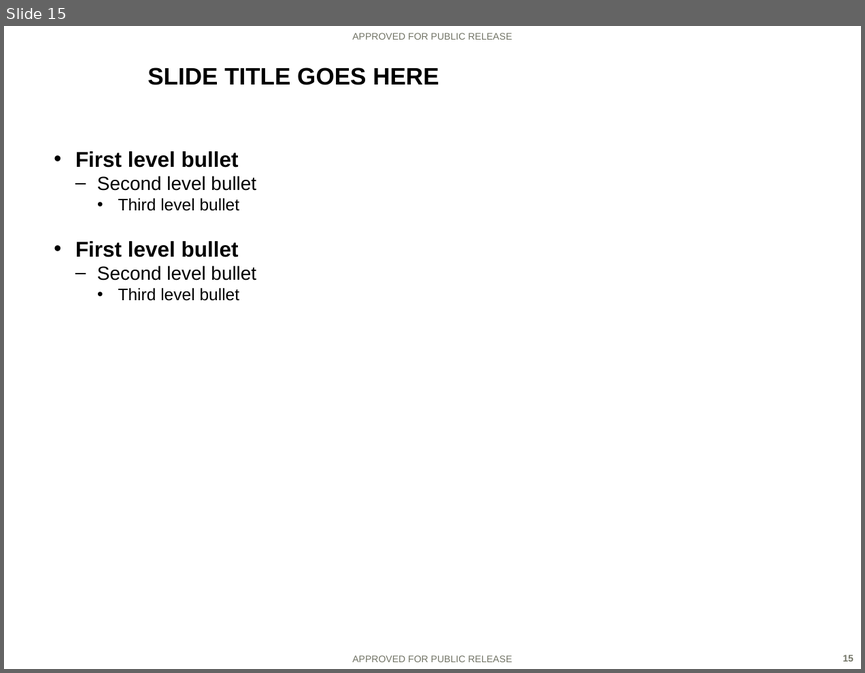
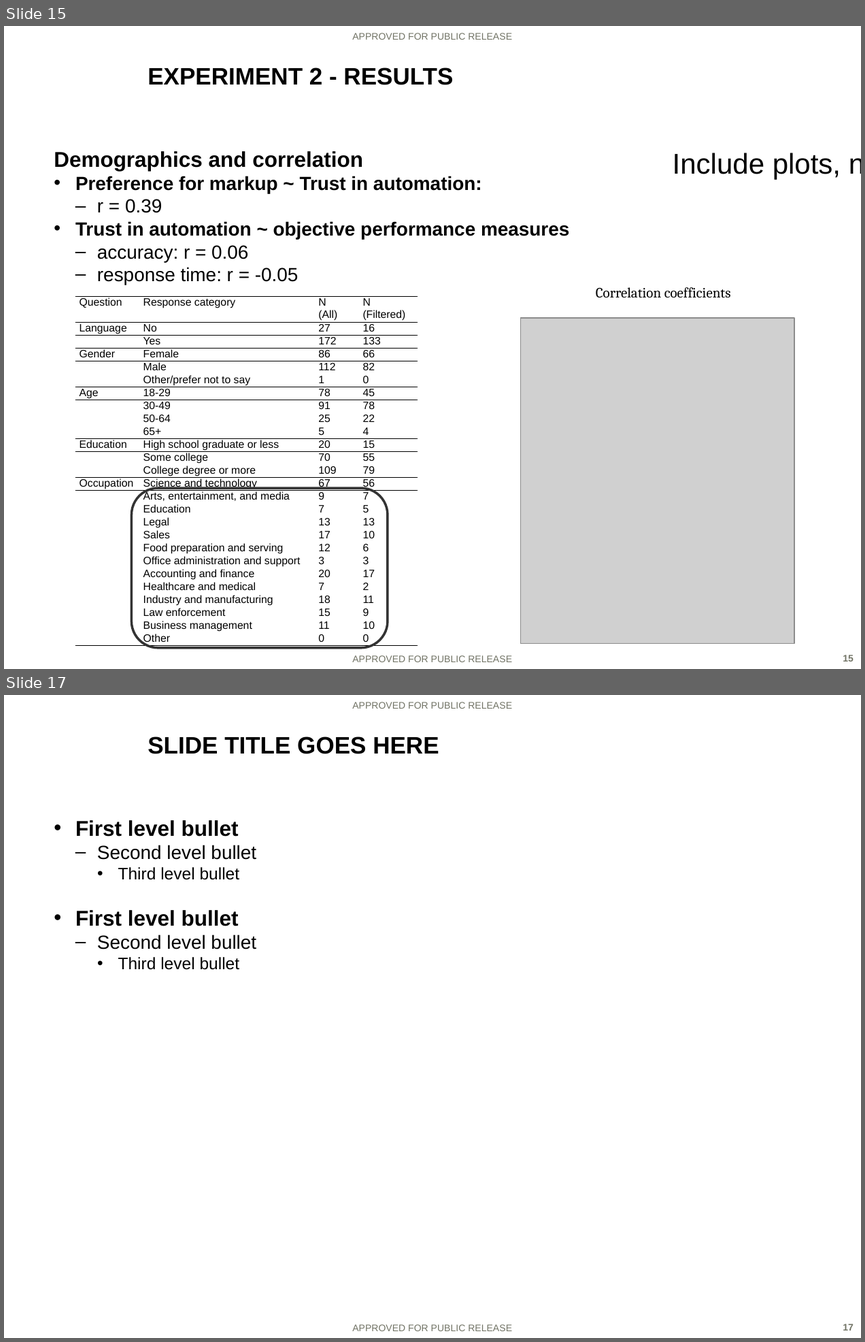
Before and after one commit to ezaroukian/ELICIT-2, a slide deck: analysis/Zaroukian-AHFE-presentation.PPTX. Shown one above the other, each under a label of ours: slide 15 before the commit, slides 15 and 17 after it; the slides between them are not shown. The pictures are 865x673 and 865x1342 pixels, drawn with LibreOffice and Linux fonts; fonts in the diff are those of the drawing; grey boxes stand for pictures; background and template pictures are left out. Boxes give left, top, right and bottom in pixels: in the first picture for what was removed or moved away, otherwise in the second. Text is boxed around its words. In the diff, an @@ line names an element or a change of style, - is before the commit and + after.

```diff
--- a/analysis/Zaroukian-AHFE-presentation.PPTX
+++ b/analysis/Zaroukian-AHFE-presentation.PPTX
@@ slide 15 added at (x1=4, y1=26, x2=861, y2=669), background picture (left out); not listed: 3 template elements that a slide beside it also shows @@
@@ title added at (x1=147, y1=67, x2=453, y2=85), 20 pt, text #000000, bold @@
+EXPERIMENT 2 - RESULTS
@@ text added at (x1=54, y1=151, x2=569, y2=284), 16 pt, text #000000, bold @@
+Demographics and correlation
+• Preference for markup ~ Trust in automation:
+  – r = 0.39
+• Trust in automation ~ objective performance measures
+  – accuracy: r = 0.06
+  – response time: r = -0.05
@@ text added at (x1=672, y1=152, x2=840, y2=179), 24 pt, text #000000 @@
+Include plots, non-linear?
@@ text added at (x1=596, y1=287, x2=731, y2=298), 12 pt, text #000000 @@
+Correlation coefficients
@@ table added at (x1=75, y1=296, x2=419, y2=647), 26 rows, 4 columns @@
+Question | Response category | N / (All) | N / (Filtered)
+Language | No | 27 | 16
+ | Yes | 172 | 133
+Gender | Female | 86 | 66
+ | Male | 112 | 82
+ | Other/prefer not to say | 1 | 0
+Age | 18-29 | 78 | 45
+ | 30-49 | 91 | 78
+ | 50-64 | 25 | 22
+ | 65+ | 5 | 4
+Education | High school graduate or less | 20 | 15
+ | Some college | 70 | 55
+ | College degree or more | 109 | 79
+Occupation | Science and technology | 67 | 56
+ | Arts, entertainment, and media | 9 | 7
+ | Education | 7 | 5
+ | Legal | 13 | 13
+ | Sales | 17 | 10
+ | Food preparation and serving | 12 | 6
+ | Office administration and support | 3 | 3
+ | Accounting and finance | 20 | 17
+ | Healthcare and medical | 7 | 2
+ | Industry and manufacturing | 18 | 11
+ | Law enforcement | 15 | 9
+ | Business management | 11 | 10
+ | Other | 0 | 0
@@ picture added at (x1=521, y1=318, x2=795, y2=643) @@
@@ rounded rectangle added at (x1=132, y1=488, x2=388, y2=648), outline #333333 2 pt @@
@@ what was slide 15 is now slide 17 @@
@@ page number at (x1=842, y1=1323, x2=853, y2=1330): text changed @@
-15
+17
```
Also in this commit, not shown: 4 slides changed, 9 other slides added, 8 slides removed, 1 other file.
